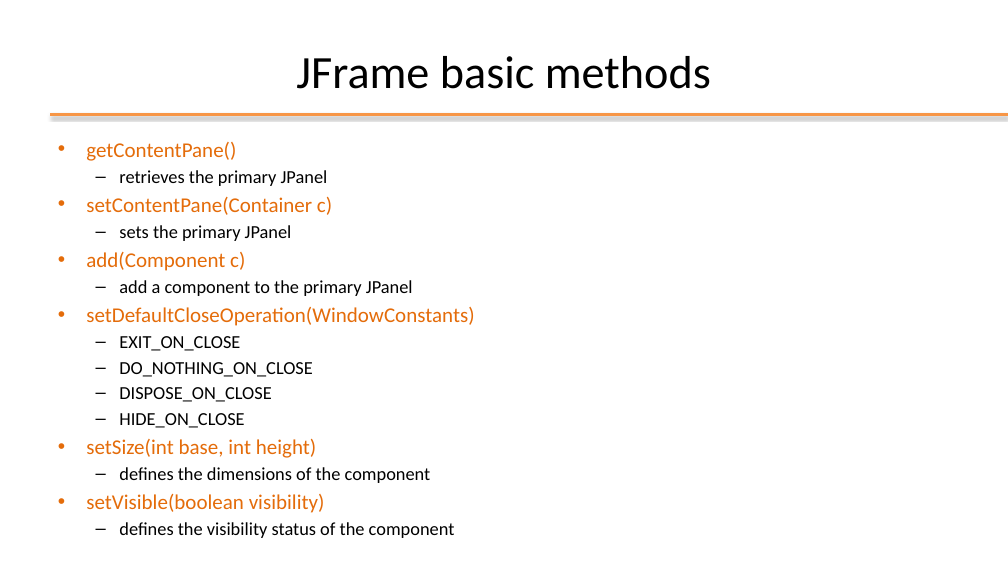
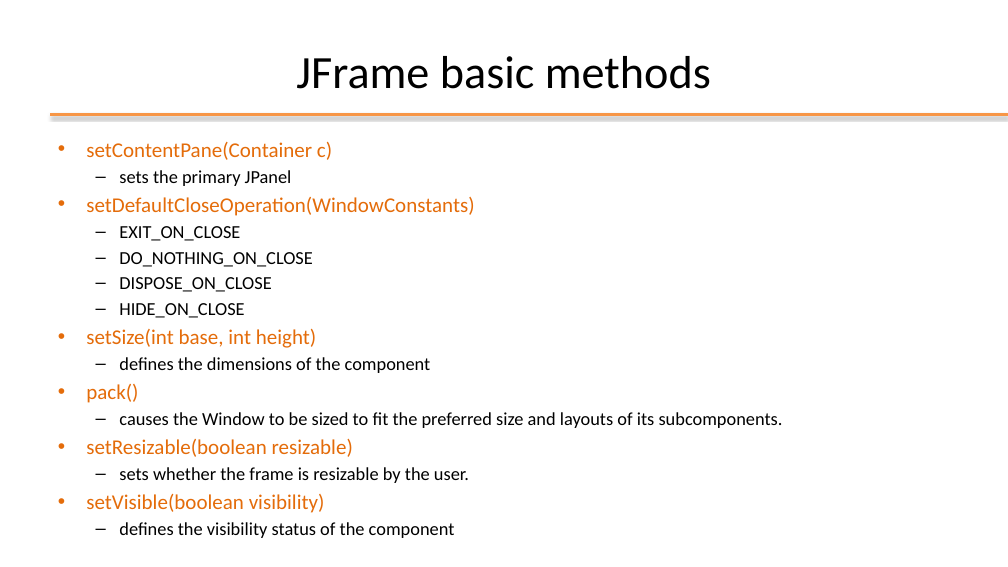
Before and after one commit to plctechnician/ooprogramming, a slide deck: slide 17 of java/slides/ppt/09 - Java Swing Framework.pptx. Drawn at 1008x567 pixels with LibreOffice and Linux fonts; fonts in the diff are those of the drawing; background and template pictures are left out. Boxes give left, top, right and bottom in pixels: in the first picture for what was removed or moved away, otherwise in the second. Text is boxed around its words. In the diff, an @@ line names an element or a change of style, - is before the commit and + after.

```diff
--- a/java/slides/ppt/09 - Java Swing Framework.pptx
+++ b/java/slides/ppt/09 - Java Swing Framework.pptx
@@ text at (x1=86, y1=142, x2=328, y2=186): paragraphs removed @@
-• getContentPane()
-  – retrieves the primary JPanel
@@ text at (x1=86, y1=252, x2=413, y2=296): paragraphs removed @@
-• add(Component c)
-  – add a component to the primary JPanel
@@ text at (x1=86, y1=384, x2=783, y2=483): paragraphs added @@
+• pack()
+  – causes the Window to be sized to fit the preferred size and layouts of its subcomponents.
+• setResizable(boolean resizable)
+  – sets whether the frame is resizable by the user.
```
Also in this commit, not shown: 3 other slides changed, 2 slides removed, 1 other file.
